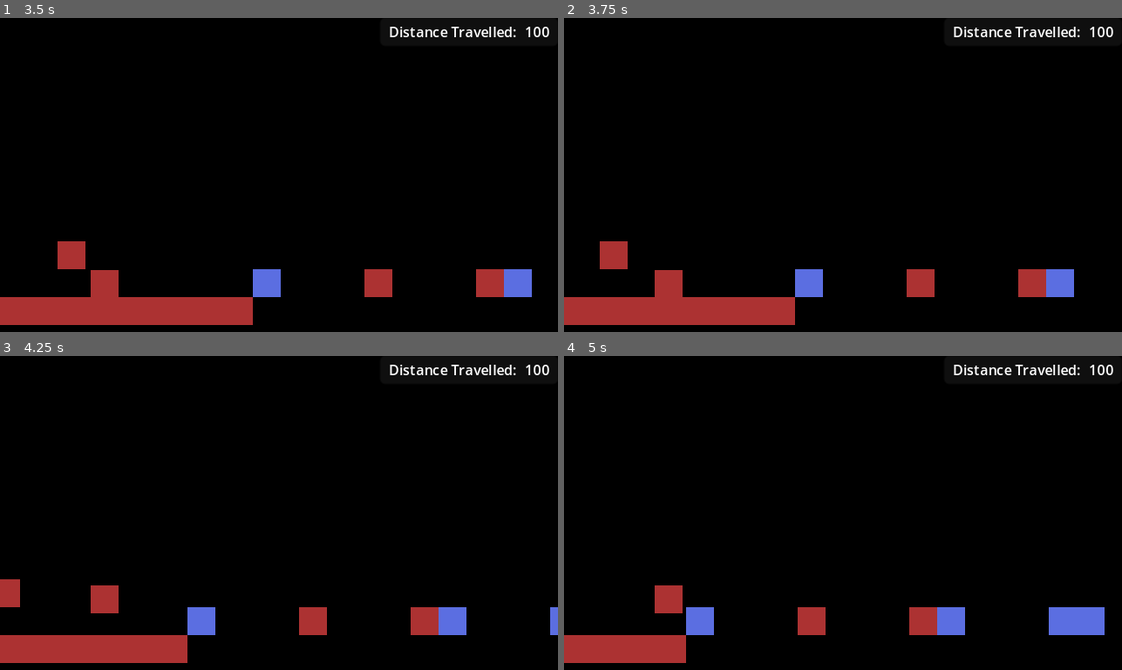
Above: before the commit, frames 1-4 (two rows, left to right).
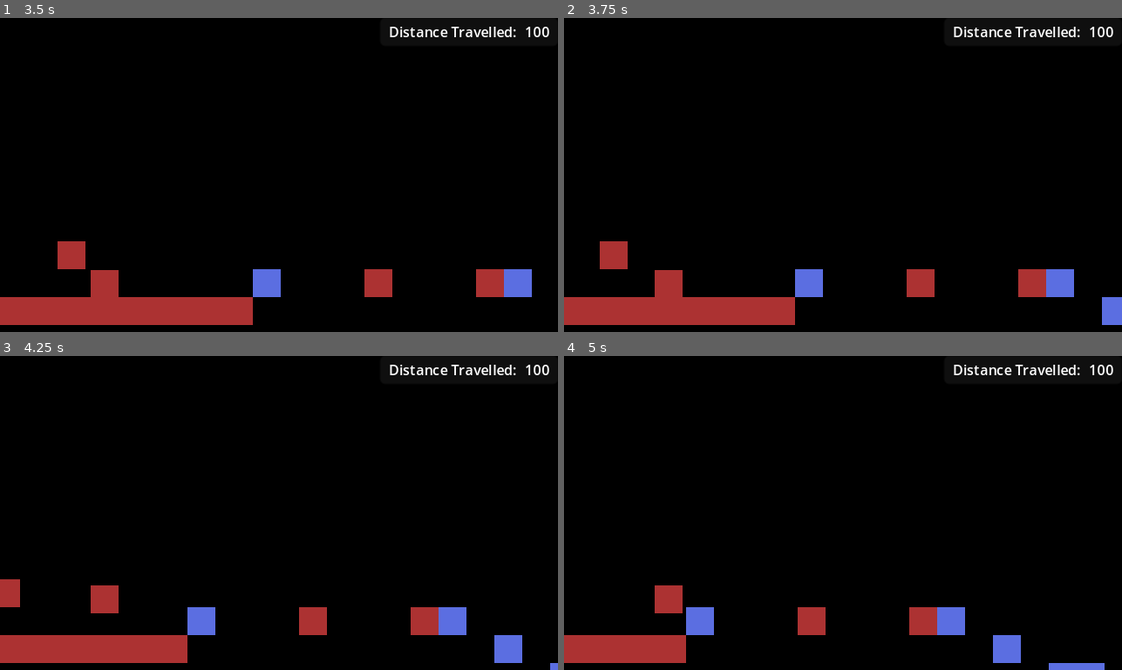
Above: after the commit, the same moments.

Repository: AtlasWongy/pain_dora_the_game
Game: Godot game, scene res://Scenes/main.tscn
Same seed, same stepped clock (60 frames per second), same inputs: the game is played once before the commit and once after it. The engine's default icon, where the game draws it, is replaced by a stand-in: a white triangle on a blue panel in a dark square.
Inputs:
- Up to frame 1 (3.5 s): tap Enter (ui_accept) at 0.5, 0.77, 1.52, 3.02 s; hold Left (change_color) 0.53-1.28 s; hold D (movement_right) 0.53-2.03 s; tap Left (change_color) at 1.35, 2.85 s; hold A (movement_left) 2.03-2.78 s; hold Left (change_color) 2.03-2.78 s; hold D (movement_right) from 2.78 s (still down)
- Up to frame 2 (3.75 s): keep holding D (movement_right); hold Left (change_color) from 3.53 s (still down)
- Up to frame 3 (4.25 s): keep holding D (movement_right); keep holding Left (change_color); tap Enter (ui_accept) at 3.77 s
- Up to frame 4 (5 s): release D (movement_right) at 4.28 s; release Left (change_color) at 4.28 s; hold A (movement_left) from 4.28 s (still down); tap Left (change_color) at 4.35 s; tap Enter (ui_accept) at 4.52 s

Frame 1 is identical in both runs. In frame 2, 0.3% of the frame differs, in the area x 96-100%, y 88-98%; in frame 3, 0.6%; in frame 4, 1.6%, in the area x 76-97%, y 80-100%.

Commit message:
Update platform_generator_new.gd

Diff:
--- a/paindora/Platforms/platform_generator_new.gd
+++ b/paindora/Platforms/platform_generator_new.gd
@@ -47,6 +47,15 @@
 		current_tile.tile_color = change_tile_color()
 		return current_tile
 	else:
+		if current_tile.is_skipped and tile_absent_counter == 1:
+			var res: Array = check_change_tile_height()
+			if res[1]:
+				if res[0] == "increase":
+					current_tile.tile_pos = Vector2i(x_coords, current_tile.tile_pos.y + 1)
+				elif res[0] == "decrease":
+					current_tile.tile_pos = Vector2i(x_coords, current_tile.tile_pos.y - 1)
+				current_tile.is_skipped = false
+				return current_tile
 		if check_tile_should_skip():
 			current_tile.is_skipped = true
 			return current_tile
@@ -93,6 +102,43 @@
 		else:
 			color_weights[i] += 0.05
 
+func check_change_tile_height() -> Array:
+	var rng: RandomNumberGenerator = RandomNumberGenerator.new()
+	var height_change_instructions: Array = ["unchanged", "increase", "decrease"]
+	var is_height_altered: String = height_change_instructions[rng.rand_weighted(height_weights)]
+
+	if is_height_altered == "unchanged":
+		return [is_height_altered, false]
+	elif is_height_altered == "increase" and max_tile_height < tile_height - 1:
+		return [is_height_altered, true]
+	elif is_height_altered == "decrease" and min_tile_height > tile_height + 1:
+		return [is_height_altered, true]
+	else:
+		# Add a log here MAYBE
+		# Maybe can take away unchange
+		# I am entering here!
+		print("Never suppose to enter this path")
+		return [is_height_altered, false]
+
+func change_tile_height(current_tile: Tile) -> void:
+	pass
+
+#func change_tile_height(current_tile: Tile) -> Array:
+	#var rng: RandomNumberGenerator = RandomNumberGenerator.new()
+	#var height_change_instructions: Array = ["unchanged", "increase", "decrease"]
+	#
+	#var is_height_altered: String = height_change_instructions[rng.rand_weighted(height_weights)]
+	#
+	#if is_height_altered == "unchanged":
+		#return [current_tile, false]
+	#elif is_height_altered == "increase" and max_tile_height < tile_height - 1:
+		#current_tile.tile_pos.y -= 1
+		#return [current_tile, true]
+	#elif is_height_altered == "decrease" and min_tile_height > tile_height + 1:
+		#current_tile.tile_pos.y += 1
+		#return [current_tile, true]
+	#else:
+		#return [current_tile, false]
 #extends Node
 #class_name PlatformGenerator
 #
